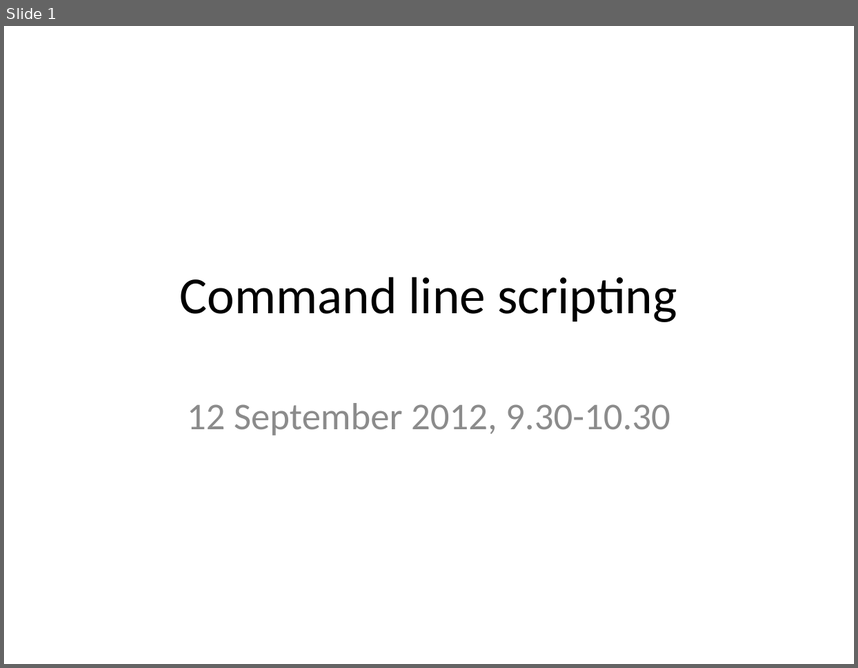
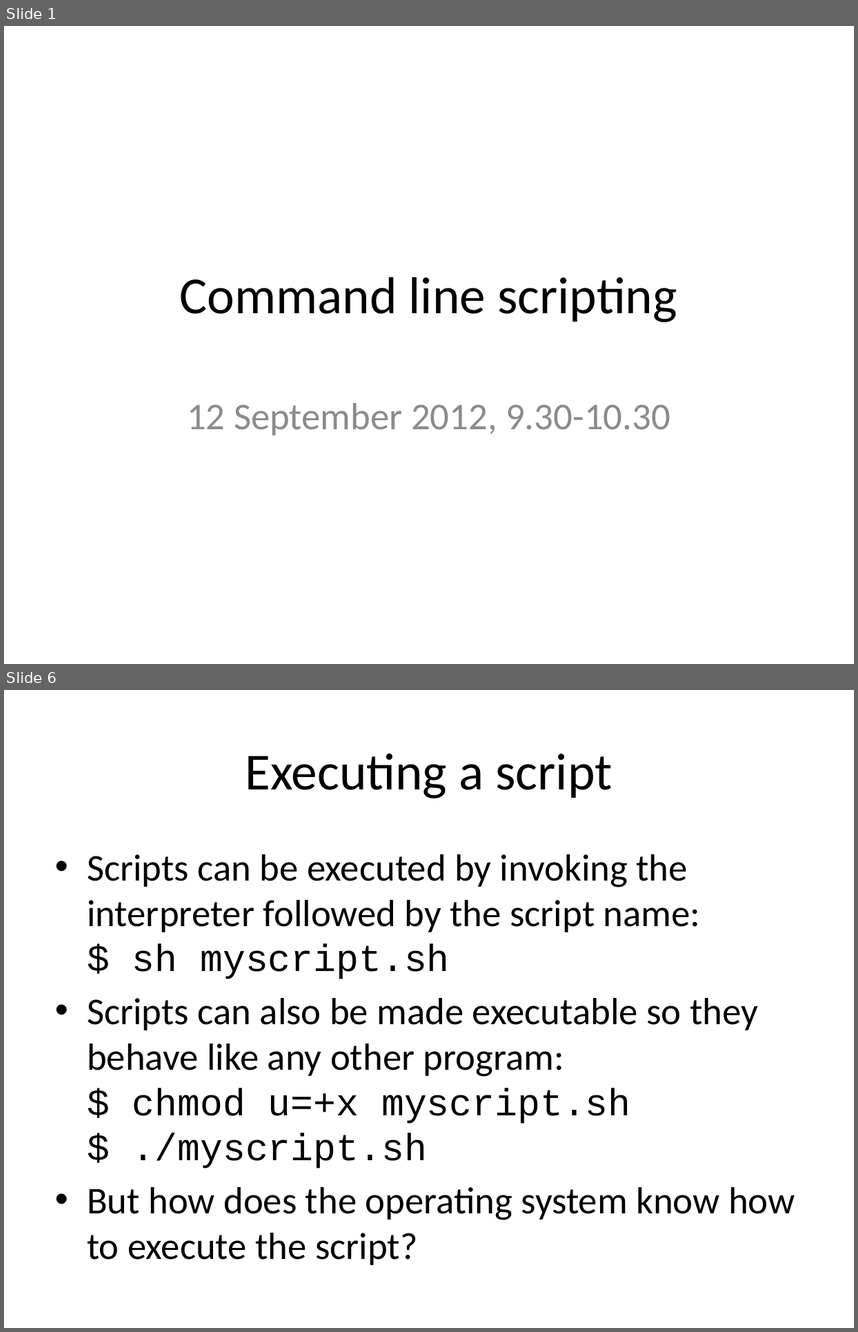
Before and after one commit to rvosa/ngs-workflows, a slide deck: doc/slides/day2/session1/CLIScripting.pptx. Shown one above the other, each under a label of ours: slide 1 before the commit, slides 1 and 6 after it; the slides between them are not shown. The pictures are 858x668 and 858x1332 pixels, drawn with LibreOffice and Linux fonts; fonts in the diff are those of the drawing. Boxes give left, top, right and bottom in pixels: in the first picture for what was removed or moved away, otherwise in the second. Text is boxed around its words. In the diff, an @@ line names an element or a change of style, - is before the commit and + after.

```diff
--- a/doc/slides/day2/session1/CLIScripting.pptx
+++ b/doc/slides/day2/session1/CLIScripting.pptx
@@ slide 6 added at (4, 690, 854, 1328), background #FFFFFF @@
@@ title added at (245, 753, 612, 798), 44 pt, text #000000 @@
+Executing a script
@@ text added at (87, 854, 795, 1265), 32 pt, text #000000 @@
+• Scripts can be executed by invoking the interpreter followed by the script name:
+  $ sh myscript.sh
+• Scripts can also be made executable so they behave like any other program:
+  $ chmod u=+x myscript.sh
+  $ ./myscript.sh
+• But how does the operating system know how to execute the script?
```
Also in this commit, not shown: 5 slides changed, 9 other slides added, 7 slides removed.
